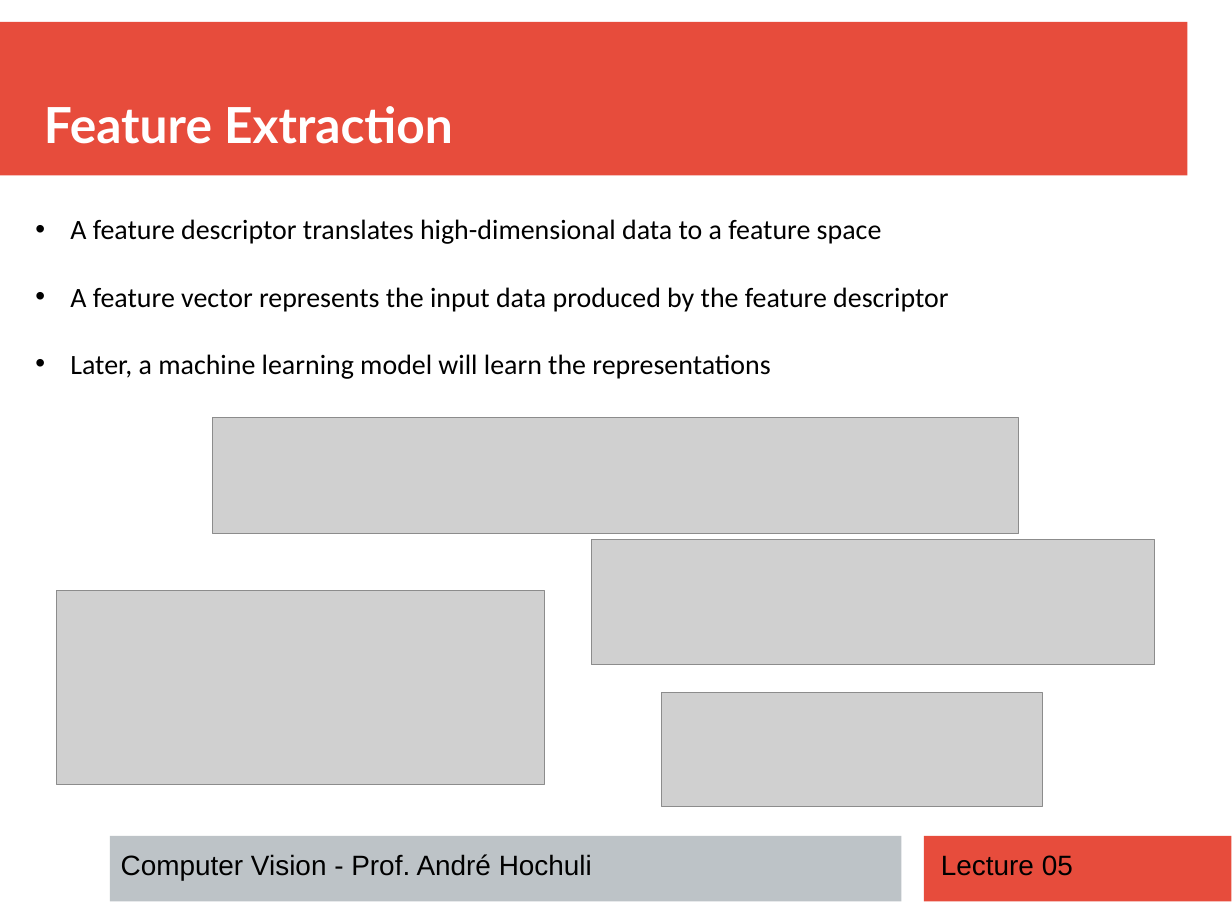
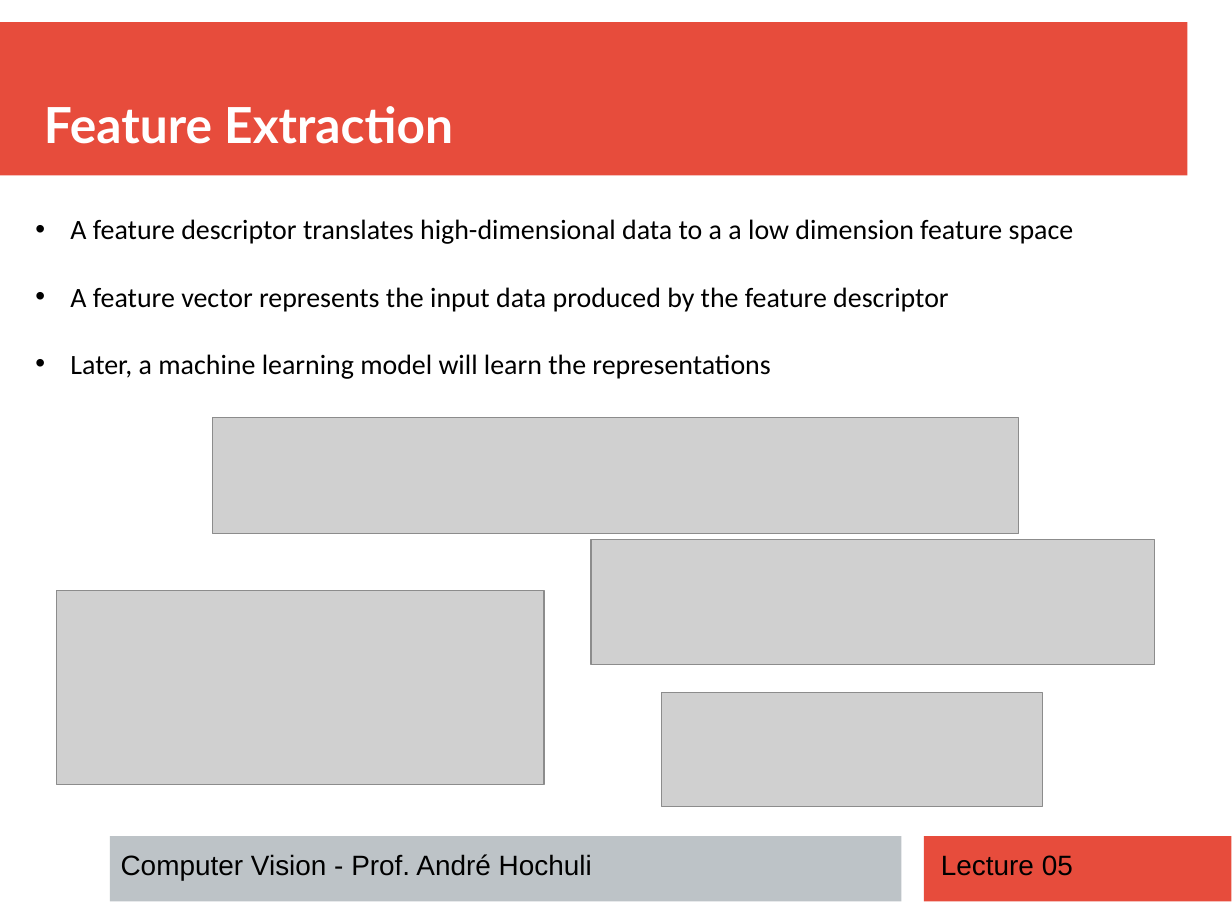
Before and after one commit to andrehochuli/teaching, a slide deck: slide 4 of ComputerVision/Lecture 05 - Feature Extraction/Lecture 05 - Feature Extraction.pptx. Drawn at 1232x924 pixels with LibreOffice and Linux fonts; fonts in the diff are those of the drawing; grey boxes stand for pictures. Boxes give left, top, right and bottom in pixels: in the first picture for what was removed or moved away, otherwise in the second. Text is boxed around its words. In the diff, an @@ line names an element or a change of style, - is before the commit and + after.

```diff
--- a/ComputerVision/Lecture 05 - Feature Extraction/Lecture 05 - Feature Extraction.pptx
+++ b/ComputerVision/Lecture 05 - Feature Extraction/Lecture 05 - Feature Extraction.pptx
@@ text at (x1=70, y1=219, x2=1074, y2=244): text changed @@
-• A feature descriptor translates high-dimensional data to a feature space
+• A feature descriptor translates high-dimensional data to a a low dimension feature space
```
Also in this commit, not shown: 1 slide removed, 2 other files.
